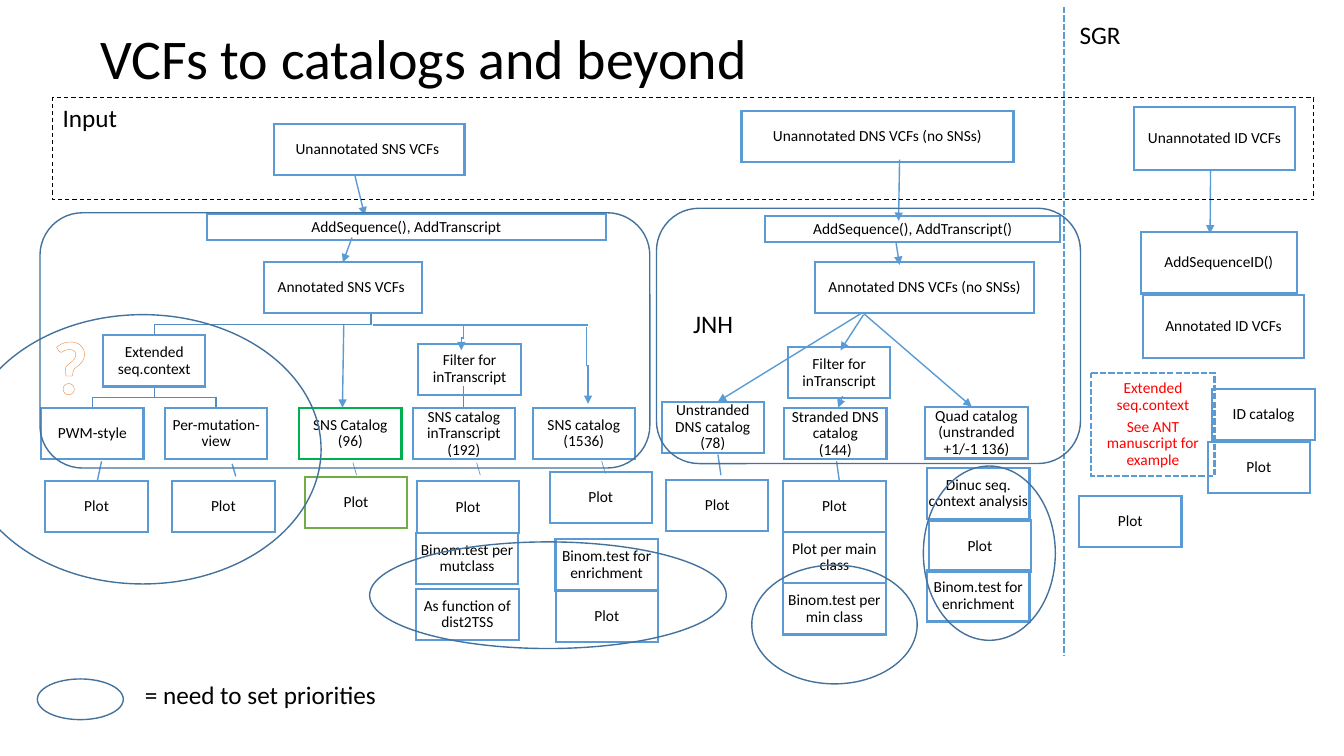
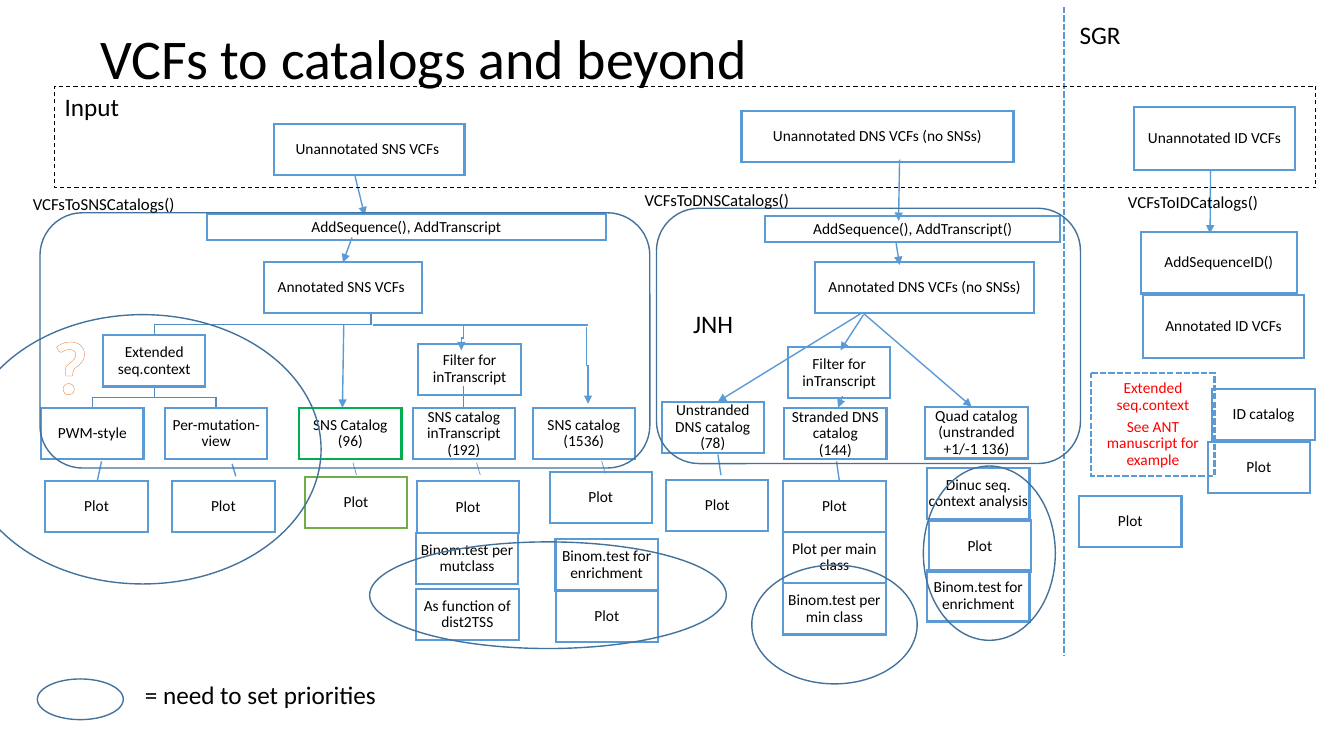
Before and after one commit to steverozen/ICAMS, a slide deck: slide 4 of data-raw/ICAMS-overview.pptx. Drawn at 1344x756 pixels with LibreOffice and Linux fonts; fonts in the diff are those of the drawing. Boxes give left, top, right and bottom in pixels: in the first picture for what was removed or moved away, otherwise in the second. Text is boxed around its words. In the diff, an @@ line names an element or a change of style, - is before the commit and + after.

```diff
--- a/data-raw/ICAMS-overview.pptx
+++ b/data-raw/ICAMS-overview.pptx
@@ rectangle "Input": place and size @@
-rectangle "Input" at [52, 98, 1314, 200]
+rectangle "Input" at [54, 86, 1316, 188]
@@ text added at [33, 198, 175, 215], 12 pt, text #000000 @@
+VCFsToSNSCatalogs()
@@ text added at [645, 194, 789, 210], 12 pt, text #000000 @@
+VCFsToDNSCatalogs()
@@ text added at [1128, 195, 1258, 213], 12 pt, text #000000 @@
+VCFsToIDCatalogs()
```
Also in this commit, not shown: 5 other files.
